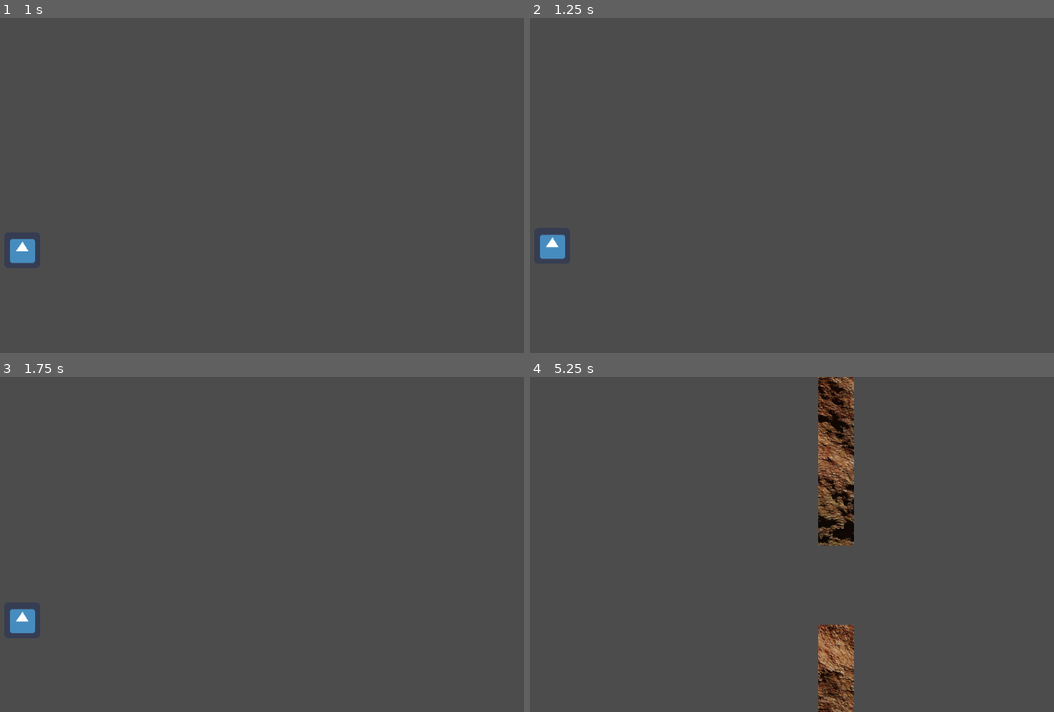
Above: before the commit, frames 1-4 (two rows, left to right).
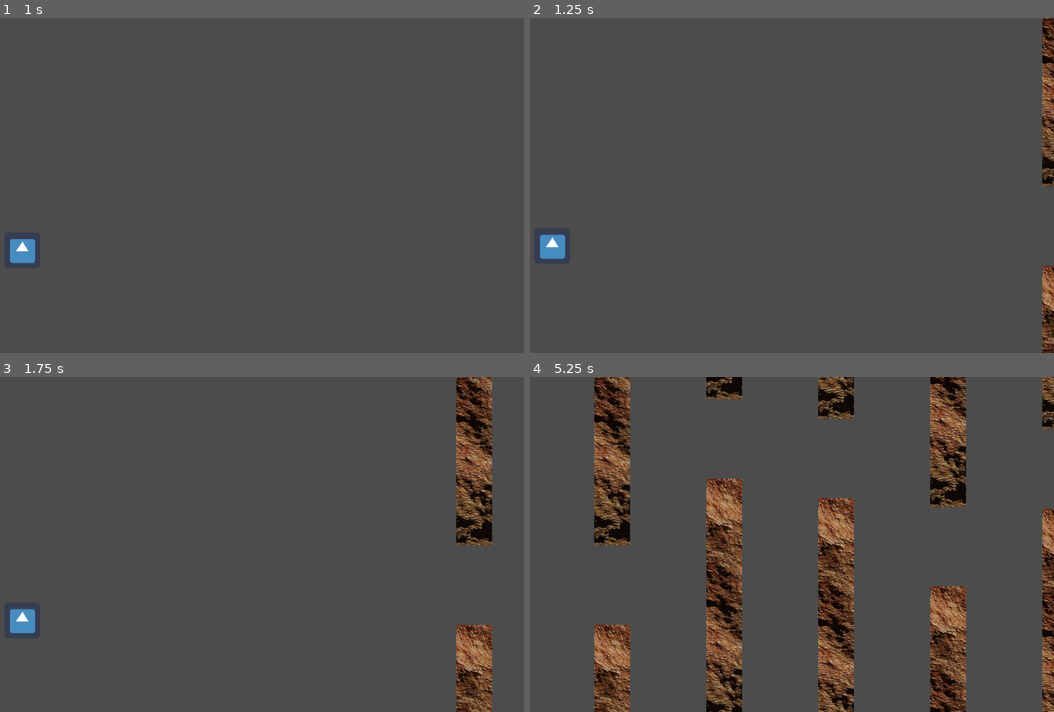
Above: after the commit, the same moments.

Repository: Chamerli-sh/Flappy-Things
Game: Godot game, scene res://World/World.tscn
Same seed, same stepped clock (60 frames per second), same inputs: the game is played once before the commit and once after it. The project has no main scene, so this scene is started directly. The engine's default icon, where the game draws it, is replaced by a stand-in: a white triangle on a blue panel in a dark square.
Inputs:
- Up to frame 1 (1 s): tap Up (jump) at 0.77 s
- Up to frame 2 (1.25 s): no input
- Up to frame 3 (1.75 s): tap Up (jump) at 1.52 s
- Up to frame 4 (5.25 s): tap Up (jump) at 3.02, 3.77, 4.52 s

Frame 1 is identical in both runs. In frame 2, 1.7% of the frame differs, in the area x 97-100%, y 0-100%; in frame 3, 5.3%; in frame 4, 23%, in the area x 12-100%, y 0-100%.

Commit message:
Making the game a bit harder

Diff:
--- a/World/World.tscn
+++ b/World/World.tscn
@@ -16,7 +16,6 @@
 script = ExtResource( 3 )
 
 [node name="Timer" type="Timer" parent="PipeSpawner"]
-wait_time = 3.0
 autostart = true
 
 [connection signal="timeout" from="PipeSpawner/Timer" to="PipeSpawner" method="_on_Timer_timeout"]
